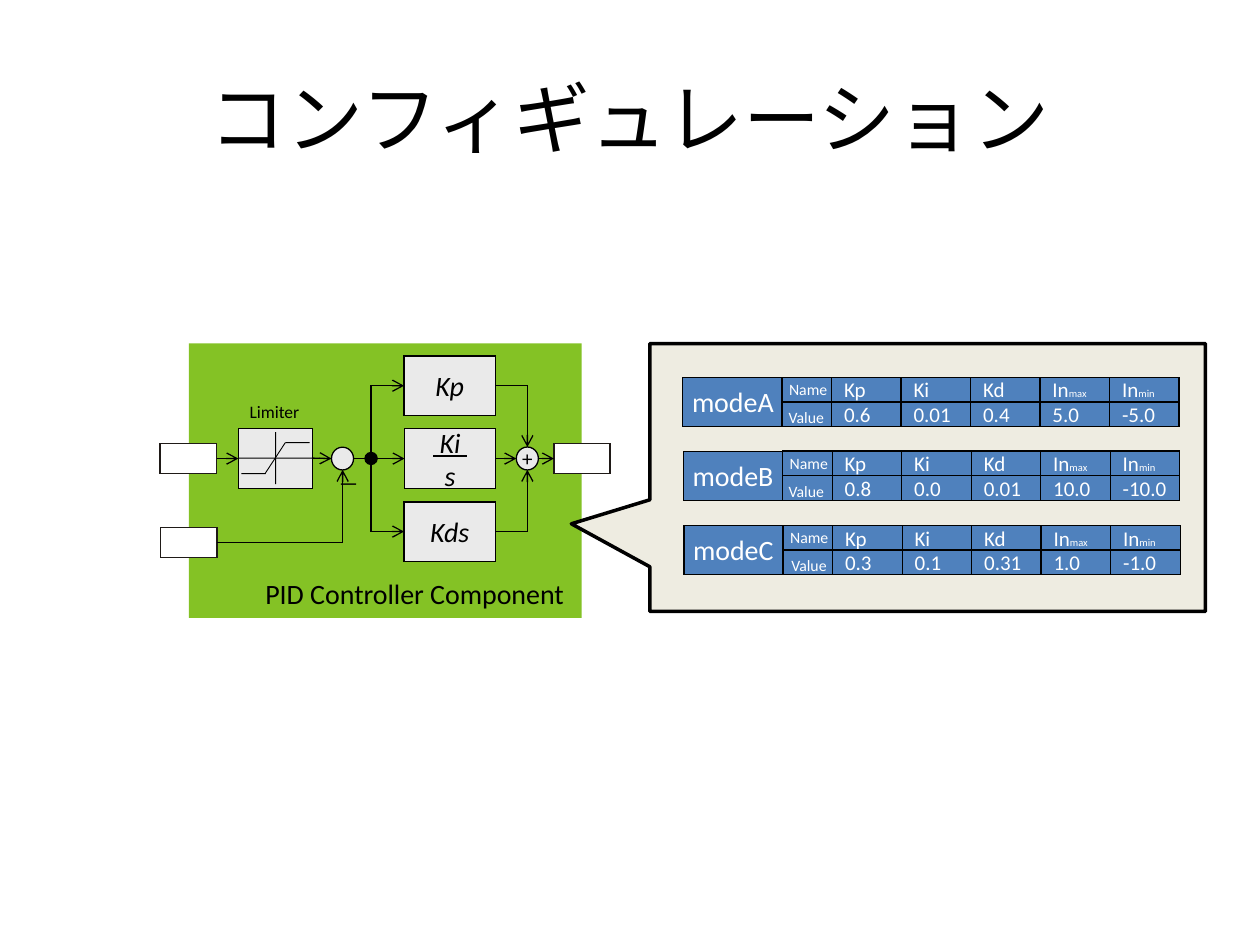
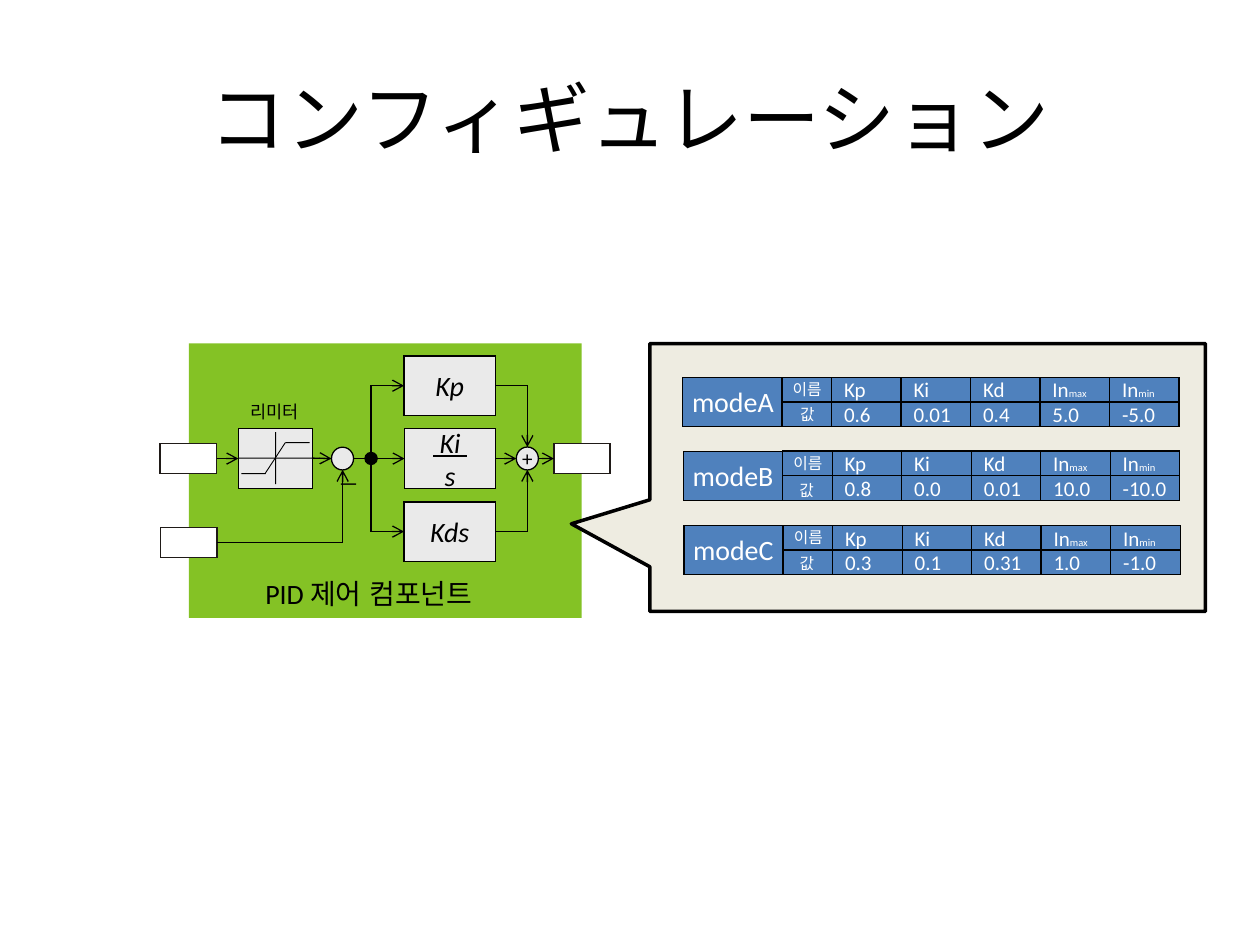
Before and after one commit to kkunita/openrtm.org, a slide deck: slide 4 of Documents/03_DevelopersGuide/01_Basic_RTC_Programming/04_Configuration/Configuration_basic.pptx. Drawn at 1260x945 pixels with LibreOffice and Linux fonts; fonts in the diff are those of the drawing. Boxes give left, top, right and bottom in pixels: in the first picture for what was removed or moved away, otherwise in the second. Text is boxed around its words. In the diff, an @@ line names an element or a change of style, - is before the commit and + after.

```diff
--- a/Documents/03_DevelopersGuide/01_Basic_RTC_Programming/04_Configuration/Configuration_basic.pptx
+++ b/Documents/03_DevelopersGuide/01_Basic_RTC_Programming/04_Configuration/Configuration_basic.pptx
@@ text at bbox=[793, 382, 822, 397]: text changed @@
-Name
+이름
@@ text at bbox=[250, 403, 298, 420]: text changed @@
-Limiter
+리미터
@@ text at bbox=[800, 407, 815, 421]: text changed @@
-Value
+값
@@ text at bbox=[793, 456, 822, 470]: text changed @@
-Name
+이름
@@ text at bbox=[799, 483, 814, 501]: text changed @@
-Value
+값
@@ text at bbox=[794, 530, 823, 545]: text changed @@
-Name
+이름
@@ text at bbox=[800, 556, 815, 570]: text changed @@
-Value
+값
@@ text at bbox=[265, 581, 472, 607]: text changed @@
-PID Controller Component
+PID 제어 컴포넌트
```
Also in this commit, not shown: 1 other slide changed.
